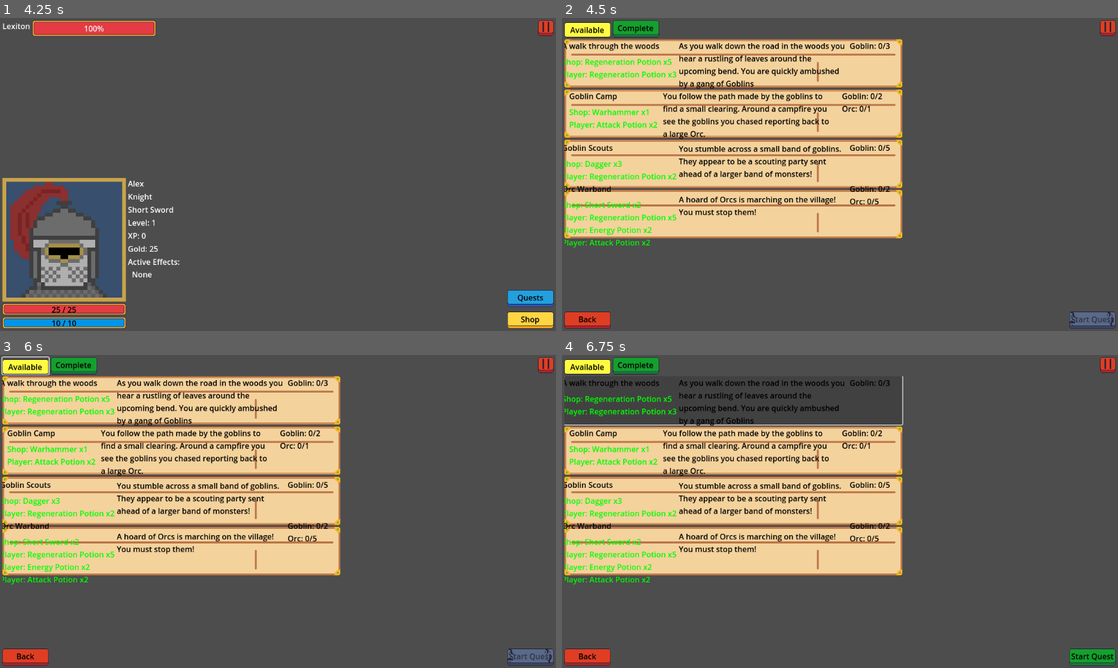
Above: before the commit, frames 1-4 (two rows, left to right).
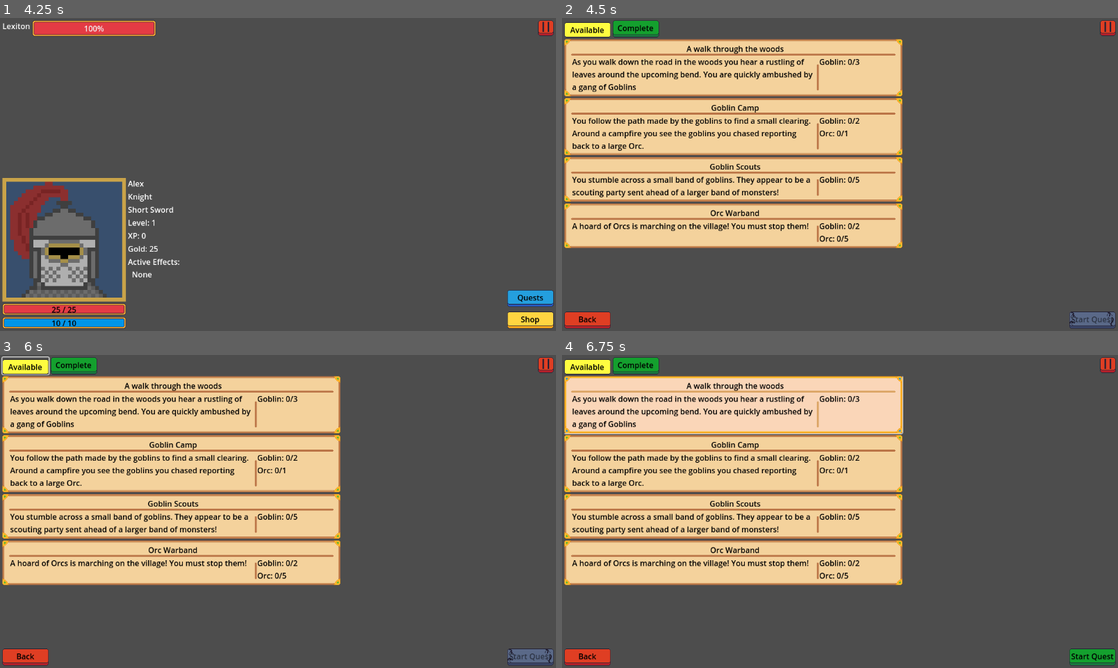
Above: after the commit, the same moments.

Repository: navtges3/PixelValley
Game: Godot game, scene res://scenes/ui/screens/main_menu_screen.tscn
Same seed, same stepped clock (60 frames per second), same inputs: the game is played once before the commit and once after it.
Inputs (mouse positions are in pixels of both pictures, inside the frame that each line leads up to; where the layout moved, square brackets give the same spot in the first picture):
- Up to frame 1 (4.25 s): click "New Game" at 0.5 s; click (311, 221) at 1.27 s; type "Alex" at 1.35 s; click (211, 149) at 2.02 s; click "Create Hero" at 2.75 s; click "Empty Slot 1" at 3.5 s
- Up to frame 2 (4.5 s): click "Quests" at 4.25 s
- Up to frame 3 (6 s): click "Complete" at 5 s; click "Available" at 5.75 s
- Up to frame 4 (6.75 s): click (734, 405) [734, 401] at 6.5 s

Frame 1 is identical in both runs. In frame 2, 19% of the frame differs, in the area x 0-62%, y 8-74%; in frame 3, 19%; in frame 4, 26%, in the area x 0-62%, y 6-74%.

Commit message:
Refactored Quest button to work with updated art and improved quest screen navigation logic

Diff:
--- a/scenes/ui/components/quest_button.tscn
+++ b/scenes/ui/components/quest_button.tscn
@@ -1,59 +1,45 @@
-[gd_scene load_steps=4 format=3 uid="uid://b1lo3melqrof5"]
+[gd_scene load_steps=3 format=3 uid="uid://b1lo3melqrof5"]
 
 [ext_resource type="Theme" uid="uid://c8c0de0nb2jpw" path="res://assets/quest_buttons/quest_theme.tres" id="1_rw38i"]
 [ext_resource type="Script" uid="uid://drqjhcxw8bady" path="res://scripts/ui/components/quest_button.gd" id="2_t2kcf"]
-[ext_resource type="Theme" uid="uid://dt061liomdmcl" path="res://assets/quest_buttons/selected_theme.tres" id="3_csax7"]
 
 [node name="QuestButton" type="Button"]
 custom_minimum_size = Vector2(700, 100)
 offset_right = 700.0
 offset_bottom = 100.0
+size_flags_vertical = 3
 theme = ExtResource("1_rw38i")
+toggle_mode = true
 script = ExtResource("2_t2kcf")
-default_theme = ExtResource("1_rw38i")
-selected_theme = ExtResource("3_csax7")
 
-[node name="MarginContainer" type="MarginContainer" parent="."]
-layout_mode = 1
-anchors_preset = 15
-anchor_right = 1.0
-anchor_bottom = 1.0
-grow_horizontal = 2
-grow_vertical = 2
-theme_override_constants/margin_left = 10
-theme_override_constants/margin_top = 5
+[node name="VBoxContainer" type="VBoxContainer" parent="."]
+layout_mode = 0
+offset_left = 16.0
+offset_top = 8.0
+offset_right = 692.0
+offset_bottom = 80.0
 
-[node name="HBoxContainer" type="HBoxContainer" parent="MarginContainer"]
+[node name="TitleLabel" type="Label" parent="VBoxContainer"]
+layout_mode = 2
+theme_override_colors/font_color = Color(0, 0, 0, 1)
+text = "Quest Title"
+horizontal_alignment = 1
+
+[node name="HBoxContainer" type="HBoxContainer" parent="VBoxContainer"]
 layout_mode = 2
 
-[node name="VBoxContainer" type="VBoxContainer" parent="MarginContainer/HBoxContainer"]
-custom_minimum_size = Vector2(190, 90)
-layout_mode = 2
-theme_override_constants/separation = 10
-
-[node name="Title" type="Label" parent="MarginContainer/HBoxContainer/VBoxContainer"]
+[node name="DescriptionLabel" type="Label" parent="VBoxContainer/HBoxContainer"]
+custom_minimum_size = Vector2(508, 0)
 layout_mode = 2
 size_flags_vertical = 1
 theme_override_colors/font_color = Color(0, 0, 0, 1)
-text = "Title"
+text = "This is the description of the quest. In this quest you will do some things and that will be good."
+autowrap_mode = 3
 
-[node name="Reward" type="Label" parent="MarginContainer/HBoxContainer/VBoxContainer"]
+[node name="MonstersLabel" type="Label" parent="VBoxContainer/HBoxContainer"]
+custom_minimum_size = Vector2(160, 0)
 layout_mode = 2
-theme_override_colors/font_color = Color(0, 1, 0, 1)
-text = "Reward"
-
-[node name="Description" type="Label" parent="MarginContainer/HBoxContainer"]
-custom_minimum_size = Vector2(350, 90)
-layout_mode = 2
-size_flags_horizontal = 4
-theme_override_colors/font_color = Color(0, 0, 0, 1)
-text = "Description"
-autowrap_mode = 2
-
-[node name="Monsters" type="Label" parent="MarginContainer/HBoxContainer"]
-custom_minimum_size = Vector2(125, 0)
-layout_mode = 2
-size_flags_horizontal = 10
 size_flags_vertical = 1
 theme_override_colors/font_color = Color(0, 0, 0, 1)
-text = "Monsters"
+text = "This is the list of monsters"
+autowrap_mode = 3
--- a/scripts/ui/components/quest_button.gd
+++ b/scripts/ui/components/quest_button.gd
@@ -1,34 +1,30 @@
 extends Button
 class_name QuestButton
 
+const Y_OFFSET := 16
+
 signal quest_selected(quest_data)
-
-@export var default_theme: Theme
-@export var selected_theme: Theme
-
-@onready var title: Label = $MarginContainer/HBoxContainer/VBoxContainer/Title
-@onready var reward: Label = $MarginContainer/HBoxContainer/VBoxContainer/Reward
-@onready var description: Label = $MarginContainer/HBoxContainer/Description
-@onready var monsters: Label = $MarginContainer/HBoxContainer/Monsters
 
 var quest: Quest
 var selected := false
 
 func set_data(q: Quest):
 	quest = q
-	$MarginContainer/HBoxContainer/VBoxContainer/Title.text = q.title
-	$MarginContainer/HBoxContainer/Description.text = q.description
-	var reward_text := ""
-	for r in q.reward:
-		reward_text += r.get_description() + "\n"
-	$MarginContainer/HBoxContainer/VBoxContainer/Reward.text = reward_text.strip_edges()
+	$VBoxContainer/TitleLabel.text = q.title
+	$VBoxContainer/HBoxContainer/DescriptionLabel.text = q.description
+
 	var monster_text := ""
 	for objective in q.monster_objectives:
 		monster_text += "%s: %d/%d\n" % [objective.monster.name, objective.current_amount, objective.target_amount]
-	$MarginContainer/HBoxContainer/Monsters.text = monster_text.strip_edges()
+	$VBoxContainer/HBoxContainer/MonstersLabel.text = monster_text.strip_edges()
+
+	call_deferred("_update_size")
 
 func get_quest() -> Quest:
 	return self.quest
+
+func _update_size():
+	custom_minimum_size.y = $VBoxContainer.get_combined_minimum_size().y + Y_OFFSET
 
 func _pressed() -> void:
 	emit_signal("quest_selected", self)
@@ -36,9 +32,4 @@
 func set_selected(value: bool) -> void:
 	selected = value
 	var style = StyleBoxFlat.new()
-	if selected:
-		self.theme = selected_theme
-	else:
-		self.theme = default_theme
-
 	self.add_theme_stylebox_override("MarginContainer", style)
--- a/scripts/ui/screens/quest_screen.gd
+++ b/scripts/ui/screens/quest_screen.gd
@@ -10,7 +10,7 @@
 @onready var pause_button = $MarginContainer/VBoxContainer/QuestTabs/PauseButton
 @onready var pause_popup = $PausePopup
 
-var selected_quest = null
+var selected_quest:Button = null
 var current_tab = "available"
 
 func _ready() -> void:
@@ -37,13 +37,17 @@
 		quest_list_vbox.add_child(quest_button)
 
 func _on_quest_selected(selected_button: QuestButton):
-	var quest = selected_button.get_quest()
-	if not quest.is_complete():
+	var can_start := false
+
+	if selected_quest == selected_button:
+		selected_quest = null
+	elif not selected_button.quest.is_complete():
+		if selected_quest:
+			selected_quest.button_pressed = false
 		selected_quest = selected_button
-		start_button.disabled = false
-		for child in quest_list_vbox.get_children():
-			if child is QuestButton:
-				child.set_selected(child == selected_quest)
+		can_start = true
+
+	start_button.disabled = not can_start
 
 func _on_available_toggled(button_pressed: bool):
 	if button_pressed:
@@ -57,6 +61,10 @@
 		if current_tab != "complete":
 			current_tab = "complete"
 			available_button.button_pressed = false
+			if selected_quest:
+				selected_quest.button_pressed = false
+				selected_quest = null
+			start_button.disabled = true
 			load_quests(current_tab)
 
 func _on_back_pressed():
